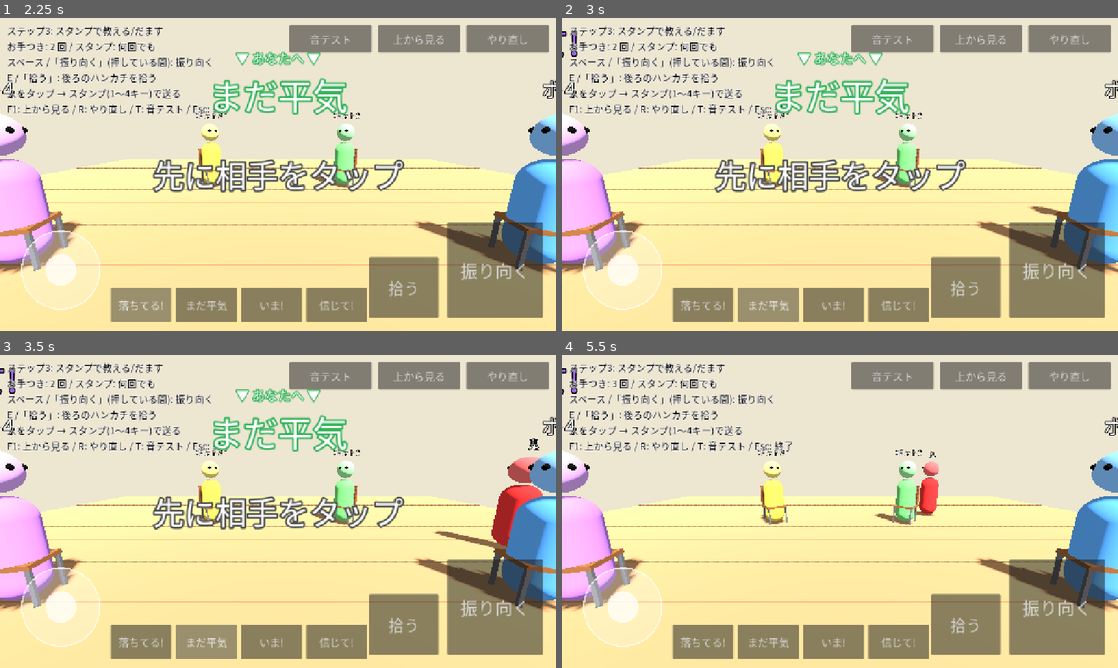
Above: before the commit, frames 1-4 (two rows, left to right).
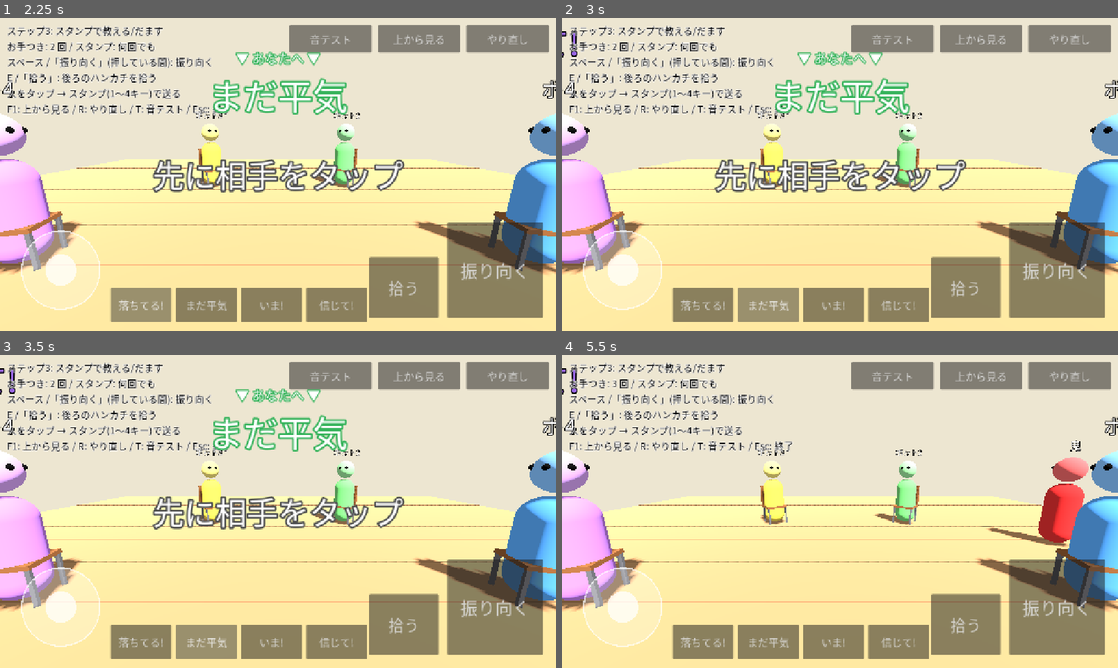
Above: after the commit, the same moments.

Repository: LisaYuumi/ushiro-micha-dame
Game: Godot game, scene res://scenes/main.tscn
Same seed, same stepped clock (60 frames per second), same inputs: the game is played once before the commit and once after it.
Inputs (mouse positions are in pixels of both pictures, inside the frame that each line leads up to):
- Up to frame 1 (2.25 s): click "振り向く" at 0.5 s; click "拾う" at 1.25 s; click "落ちてる!" at 2 s
- Up to frame 2 (3 s): click "まだ平気" at 2.75 s
- Up to frame 3 (3.5 s): no input
- Up to frame 4 (5.5 s): move the mouse to (962, 495) at 3.52 s; hold D (move_right) 3.53-4.25 s; hold Space (look_back) 3.53-4.25 s; click (962, 495) at 3.67 s; click "いま!" at 4.25 s; drag from (728, 527) to (812, 574) at 5.02 s

Frame 1 is identical in both runs. In frame 2, 0.1% of the frame differs, in the area x 84-91%, y 60-64%; in frame 3, 1.4%; in frame 4, 2.3%, in the area x 63-95%, y 27-62%.

Commit message:
Slow the oni down so there is time to think and send stamps
ONI_WALK_SPEED 1.6 -> 1.0 m/s (a lap takes about 30 s); bots' notice time
stretched to match so they still sometimes miss.

Co-Authored-By: Claude Opus 5.5 <noreply@anthropic.com>
Claude-Session: https://claude.ai/code/session_018gGhz8RHTqLMKymXrJnaB4

Diff:
--- a/scripts/core/game_config.gd
+++ b/scripts/core/game_config.gd
@@ -14,8 +14,9 @@
 const DROP_RADIUS := 3.8
 
 # --- 鬼の動き ---
-## 鬼が歩く速さ(メートル/秒)
-const ONI_WALK_SPEED := 1.6
+## 鬼が歩く速さ(メートル/秒)。1周 約30秒(席の後ろで止まる時間込み)。
+## 遅いほど、スタンプを送ったり考えたりする時間が長くなる
+const ONI_WALK_SPEED := 1.0
 ## 席の後ろで立ち止まる時間(秒)。本当に落とすときも、ニセの物音のときも同じ
 const ONI_PAUSE_TIME := 0.6
 ## 席の後ろを通るたびに、ニセで立ち止まる確率(0〜1)。
@@ -66,9 +67,9 @@
 
 # --- ボット ---
 ## 後ろにハンカチを落とされたボットが気づくまでの時間(秒)。この範囲でランダム。
-## 鬼がもう一周してくるまで(約17秒)に気づかなければ見逃し
+## 鬼がもう一周してくるまで(約30秒)に気づかなければ見逃し
 const BOT_NOTICE_TIME_MIN := 1.5
-const BOT_NOTICE_TIME_MAX := 22.0
+const BOT_NOTICE_TIME_MAX := 36.0
 
 # --- 追いかけるときのカメラ ---
 ## 自分が追いかけるとき、カメラを輪の外側のどれだけ後ろ・上に置くか(メートル)
